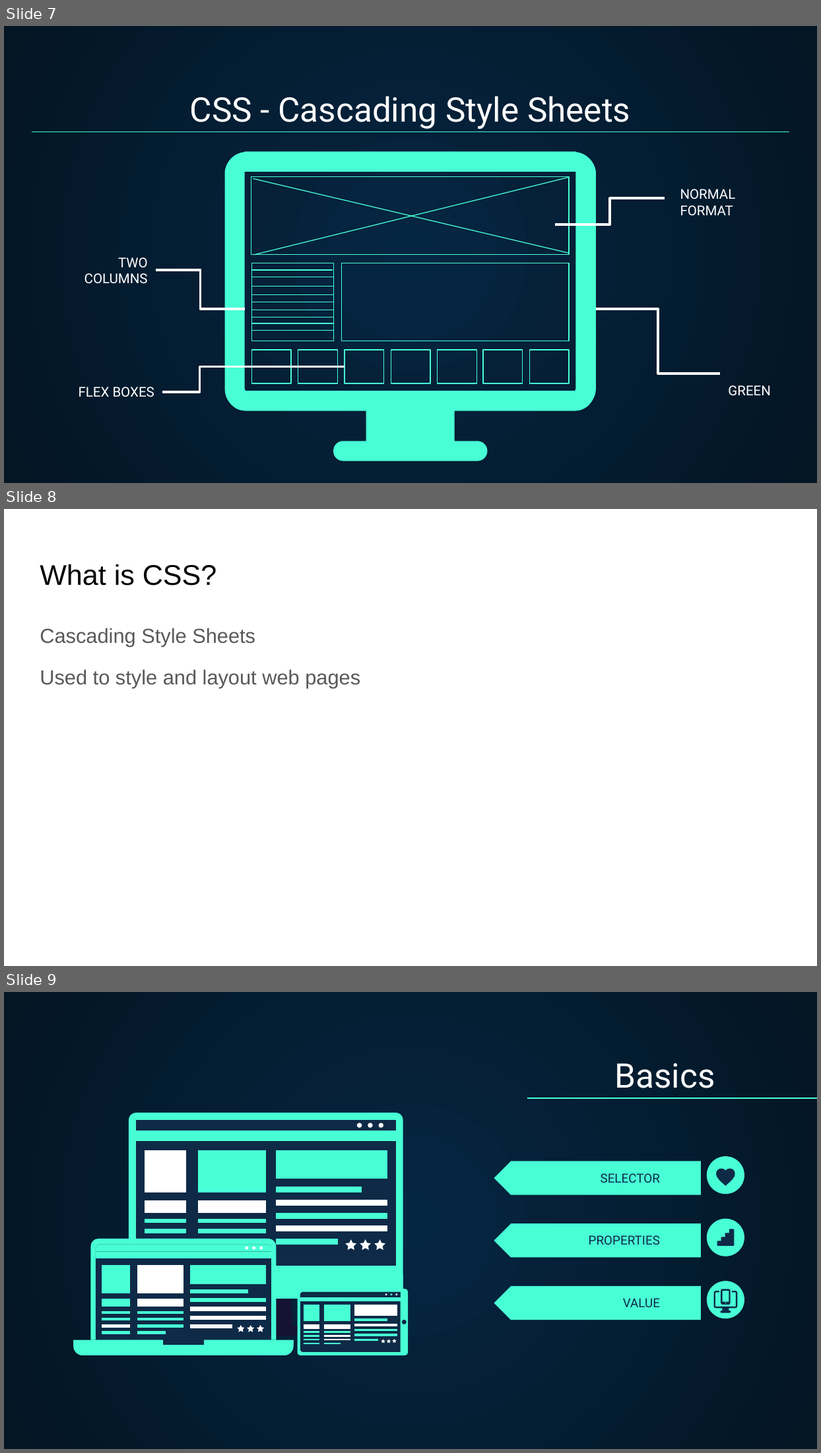
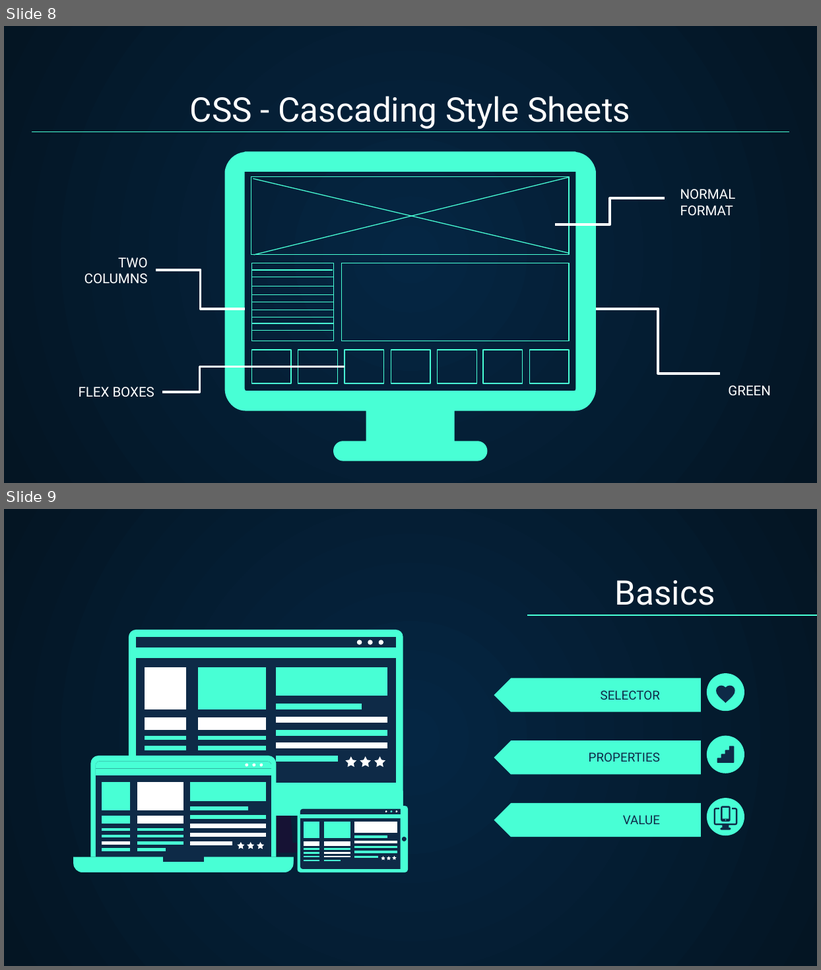
Before and after one commit to jarsnow/bugSmashers, a slide deck: bugsmashers_2024-2025/Web Development/Web Development.pptx. Shown one above the other, each under a label of ours: slides 7, 8 and 9 before the commit, slides 8 and 9 after it. The pictures are 821x1453 and 821x970 pixels, drawn with LibreOffice and Linux fonts; fonts in the diff are those of the drawing. Boxes give left, top, right and bottom in pixels: in the first picture for what was removed or moved away, otherwise in the second. Text is boxed around its words. In the diff, an @@ line names an element or a change of style, - is before the commit and + after.

```diff
--- a/bugsmashers_2024-2025/Web Development/Web Development.pptx
+++ b/bugsmashers_2024-2025/Web Development/Web Development.pptx
@@ slide 8 removed at bbox=[4, 509, 817, 966], background #FFFFFF @@
@@ title removed at bbox=[40, 564, 217, 586] @@
-What is CSS?
@@ text removed at bbox=[40, 628, 360, 689] @@
-Cascading Style Sheets
-Used to style and layout web pages
@@ what was slide 7 is now slide 8 @@
```
Also in this commit, not shown: 4 slides changed, 8 slides added, 13 other slides removed.
